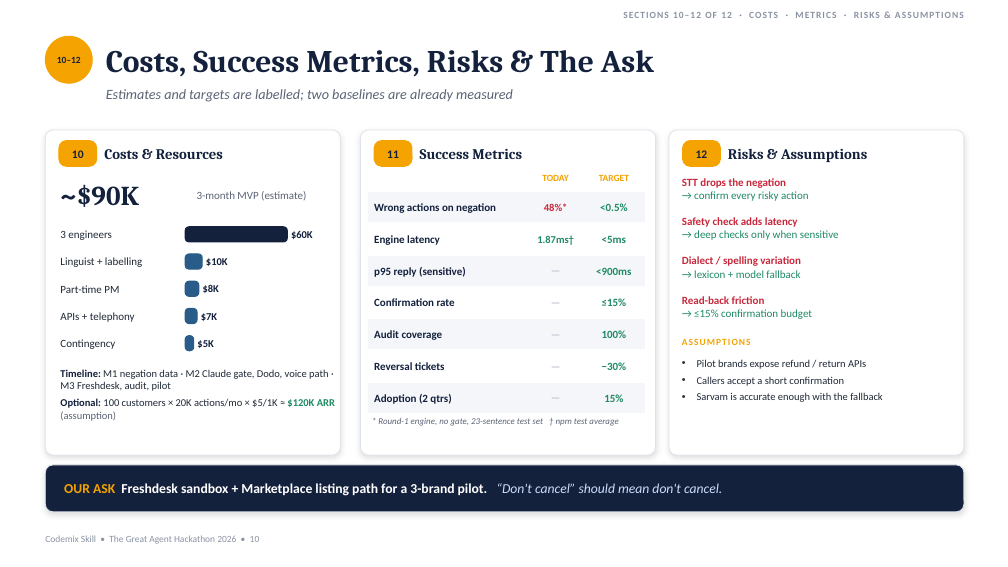
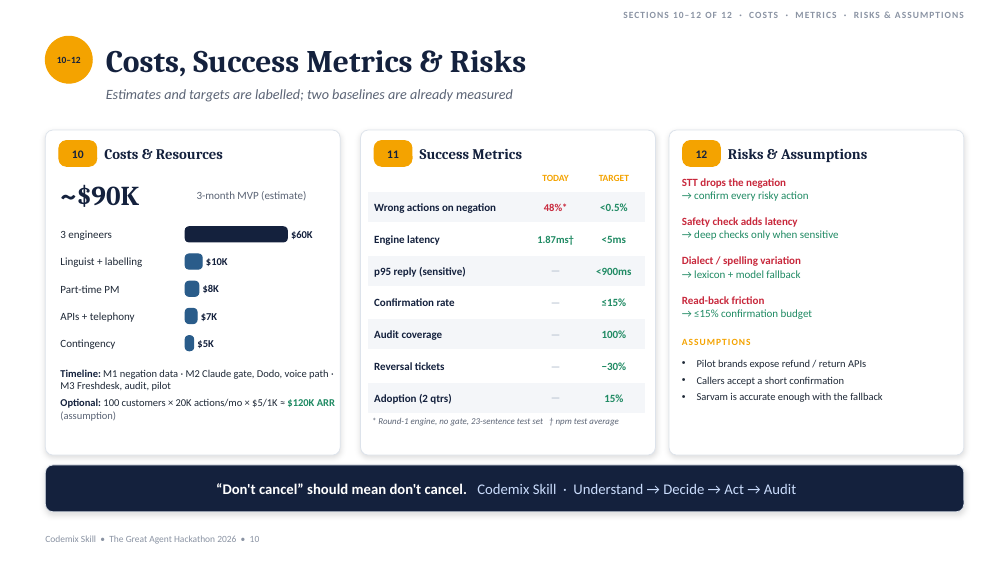
Before and after one commit to ramanathanmani/great-agent-hackathon-2026, a slide deck: slide 10 of docs/presentation/CodemixSkill-Final-10-Slides.pptx. Drawn at 1008x567 pixels with LibreOffice and Linux fonts; fonts in the diff are those of the drawing. Boxes give left, top, right and bottom in pixels: in the first picture for what was removed or moved away, otherwise in the second. Text is boxed around its words. In the diff, an @@ line names an element or a change of style, - is before the commit and + after.

```diff
--- a/docs/presentation/CodemixSkill-Final-10-Slides.pptx
+++ b/docs/presentation/CodemixSkill-Final-10-Slides.pptx
@@ text at bbox=[106, 50, 526, 76]: text changed @@
-Costs, Success Metrics, Risks & The Ask
+Costs, Success Metrics & Risks
@@ text at bbox=[216, 483, 796, 494]: text changed; size 13 to 14 pt; text colour #FFFFFF to #CADCFC; bold off @@
-OUR ASK Freshdesk sandbox + Marketplace listing path for a 3-brand pilot. “Don't cancel” should mean don't cancel.
+“Don't cancel” should mean don't cancel. Codemix Skill · Understand → Decide → Act → Audit
```
Also in this commit, not shown: 2 other files.
